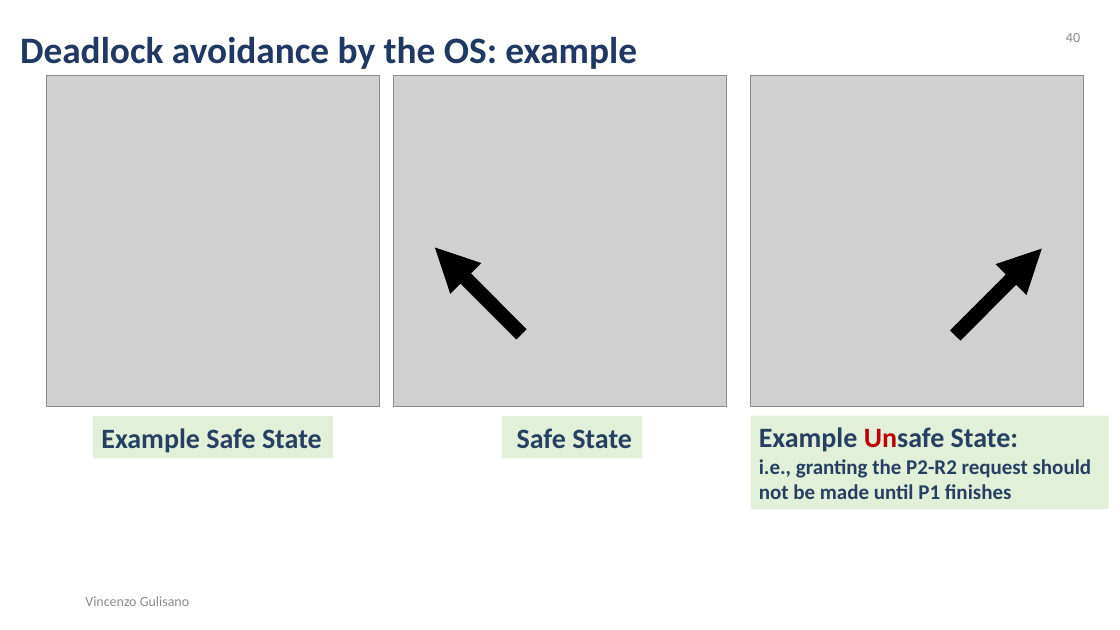
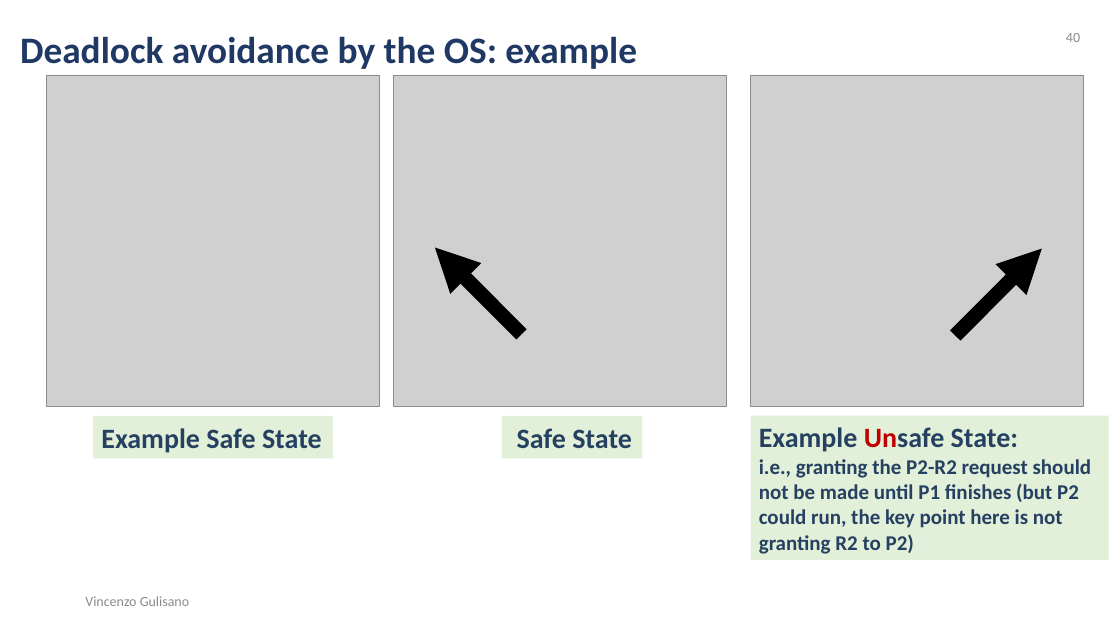
Before and after one commit to Josefgus/os_material, a slide deck: slide 40 of synchronization_part_2/synchronization_part_2.pptx. Drawn at 1120x630 pixels with LibreOffice and Linux fonts; fonts in the diff are those of the drawing; grey boxes stand for pictures. Boxes give left, top, right and bottom in pixels: in the first picture for what was removed or moved away, otherwise in the second. Text is boxed around its words. In the diff, an @@ line names an element or a change of style, - is before the commit and + after.

```diff
--- a/synchronization_part_2/synchronization_part_2.pptx
+++ b/synchronization_part_2/synchronization_part_2.pptx
@@ rectangle "Example Unsafe State:": place and size @@
-rectangle "Example Unsafe State:" at <box>751,416,1109,509</box>
+rectangle "Example Unsafe State:" at <box>751,416,1109,560</box>
@@ text in rectangle at <box>759,459,1092,554</box>: text changed @@
-i.e., granting the P2-R2 request should not be made until P1 finishes
+i.e., granting the P2-R2 request should not be made until P1 finishes (but P2 could run, the key point here is not granting R2 to P2)
```
Also in this commit, not shown: 4 other slides changed, 1 other file.
